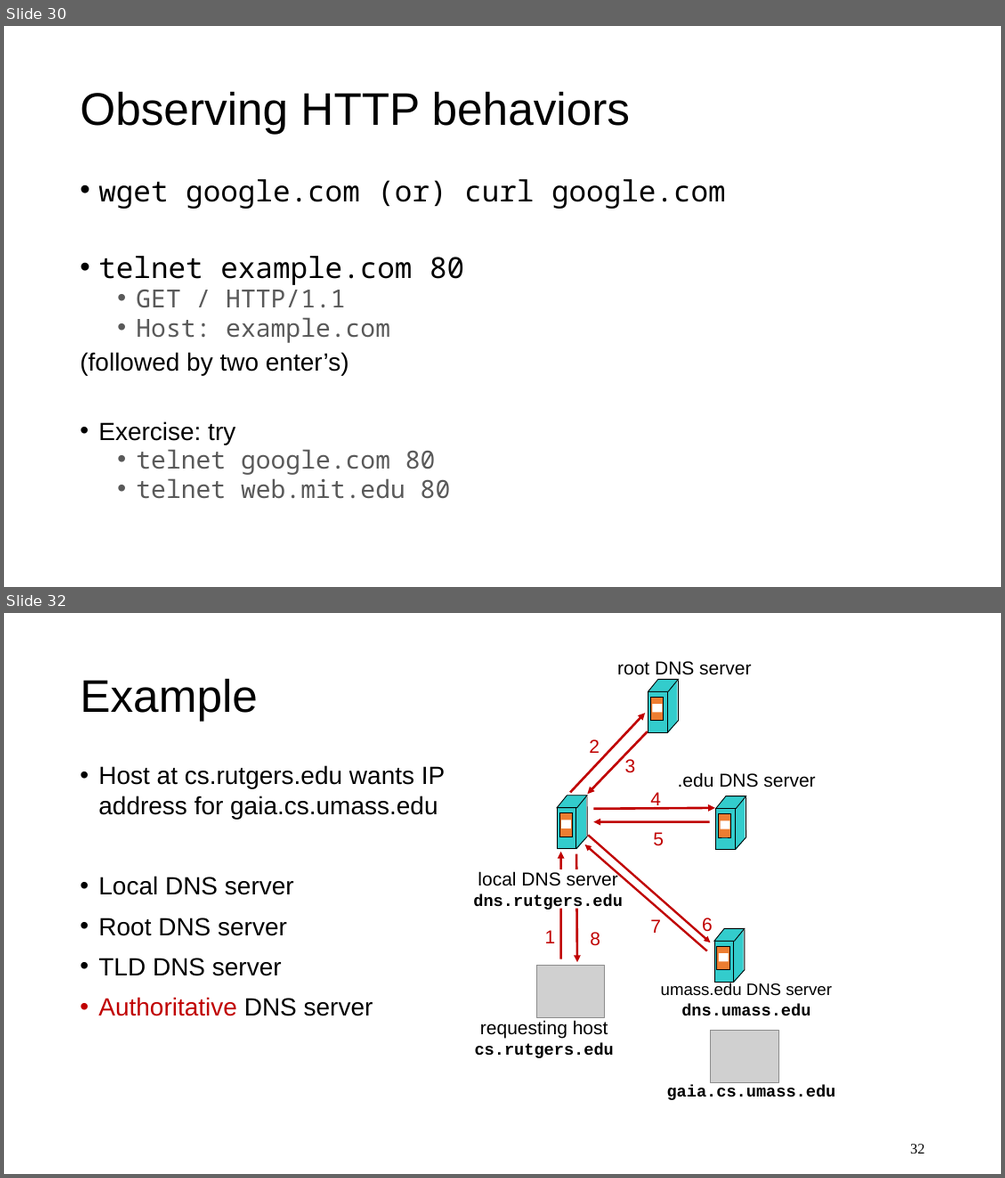
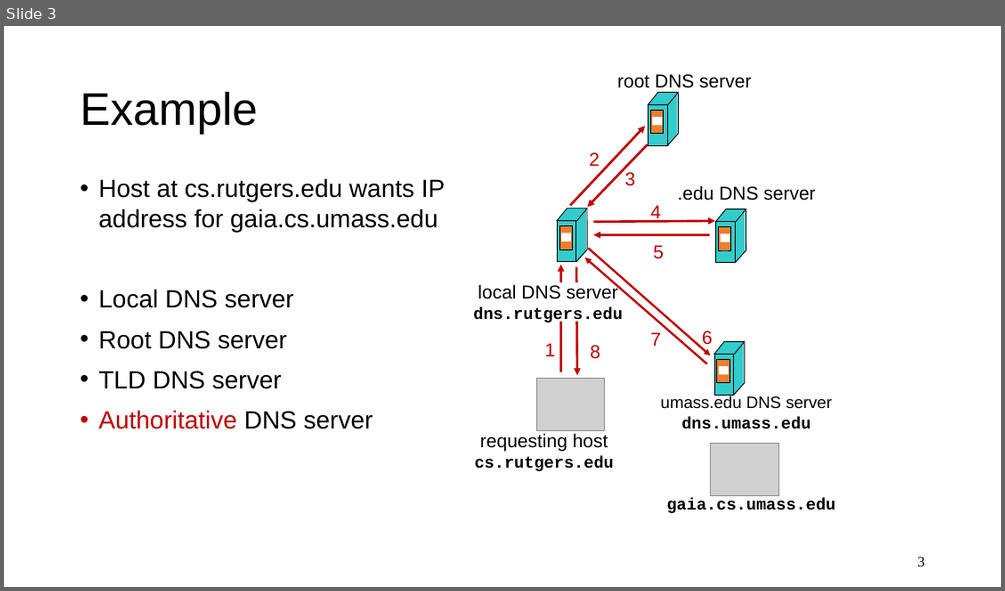
Before and after one commit to ngsrinivas/coursegen, a slide deck: ex/352-F24/staging/352-F24/lectures/05-app-dns-http.pptx. Shown one above the other, each under a label of ours: slides 30 and 32 before the commit, slide 3 after it; the slides between them are not shown. The pictures are 1005x1178 and 1005x591 pixels, drawn with LibreOffice and Linux fonts; fonts in the diff are those of the drawing; grey boxes stand for pictures. Boxes give left, top, right and bottom in pixels: in the first picture for what was removed or moved away, otherwise in the second. Text is boxed around its words. In the diff, an @@ line names an element or a change of style, - is before the commit and + after.

```diff
--- a/ex/352-F24/staging/352-F24/lectures/05-app-dns-http.pptx
+++ b/ex/352-F24/staging/352-F24/lectures/05-app-dns-http.pptx
@@ slide 30 removed at box(4, 26, 1001, 587), background #FFFFFF @@
@@ title removed at box(80, 91, 630, 134) @@
-Observing HTTP behaviors
@@ text removed at box(80, 179, 726, 499) @@
-• wget google.com (or) curl google.com
-• telnet example.com 80
-  • GET / HTTP/1.1
-  • Host: example.com
-(followed by two enter’s)
-• Exercise: try
-  • telnet google.com 80
-  • telnet web.mit.edu 80
@@ what was slide 32 is now slide 3 @@
@@ page number at box(917, 556, 924, 566): text changed @@
-32
+3
```
Also in this commit, not shown: 15 other slides removed, 4 other files.
